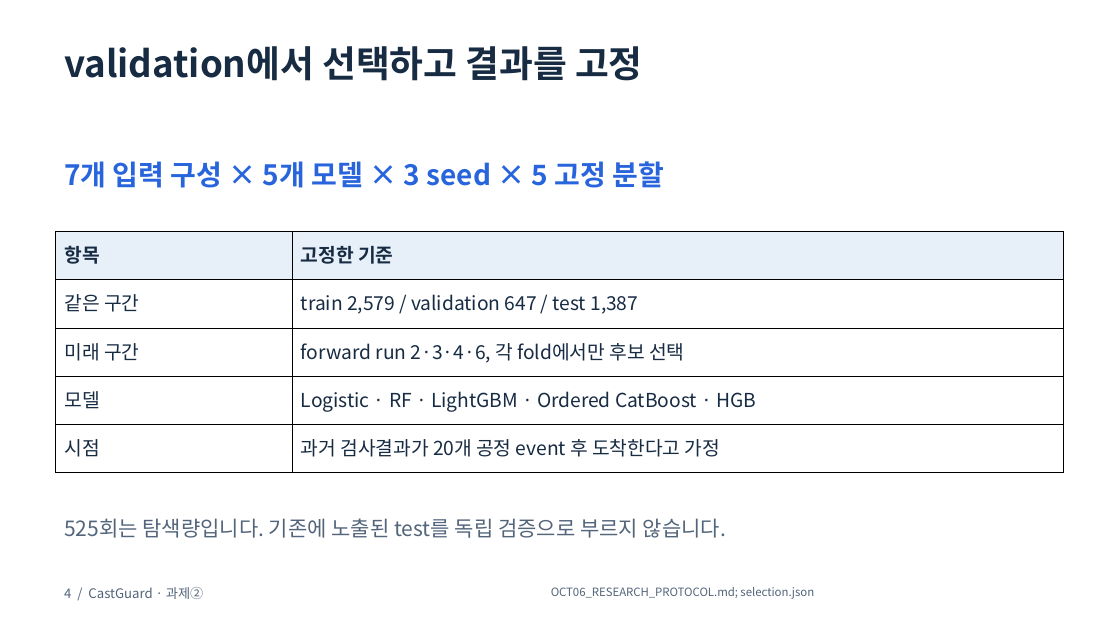
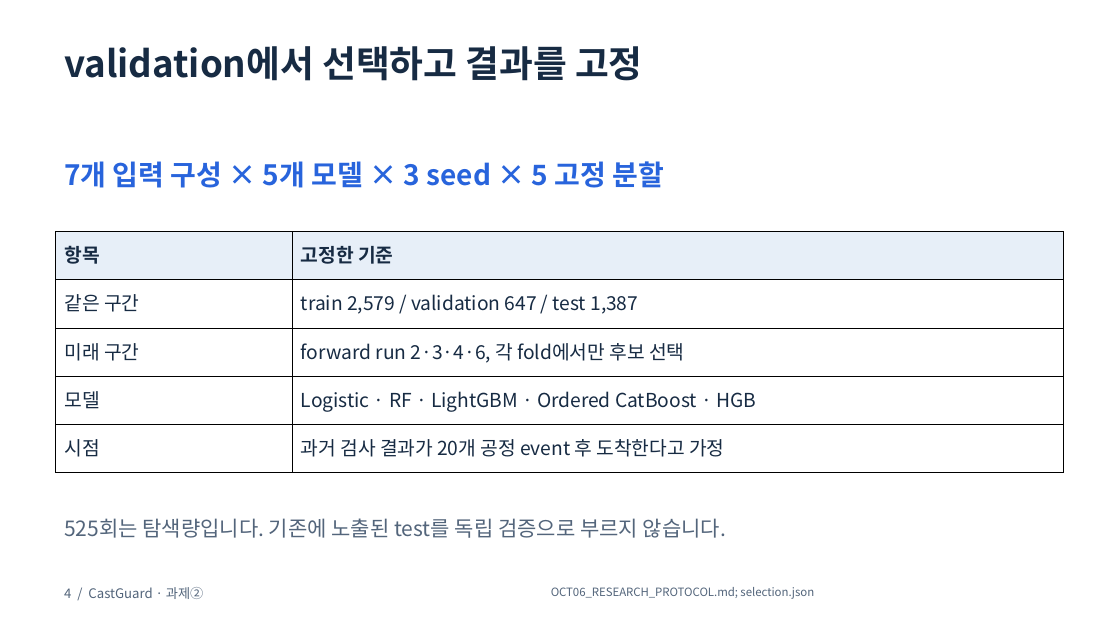
Before and after one commit to CastGuard/castguard, a slide deck: slide 4 of submission/CastGuard_presentation.pptx. Drawn at 1120x630 pixels with LibreOffice and Linux fonts; fonts in the diff are those of the drawing. Boxes give left, top, right and bottom in pixels: in the first picture for what was removed or moved away, otherwise in the second. Text is boxed around its words. In the diff, an @@ line names an element or a change of style, - is before the commit and + after.

```diff
--- a/submission/CastGuard_presentation.pptx
+++ b/submission/CastGuard_presentation.pptx
@@ table at (56,232,1065,472) @@
-row 5, column 2: 과거 검사결과가 20개 공정 event 후 도착한다고 가정
+row 5, column 2: 과거 검사 결과가 20개 공정 event 후 도착한다고 가정
```
Also in this commit, not shown: 11 other slides changed, 5 slides added, 1 slide removed, 49 other files.
